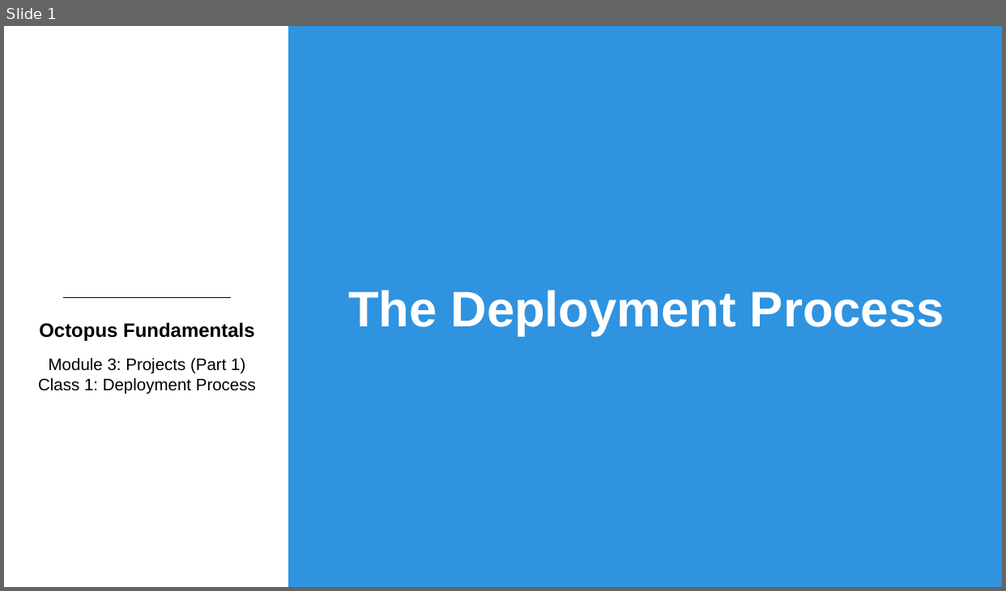
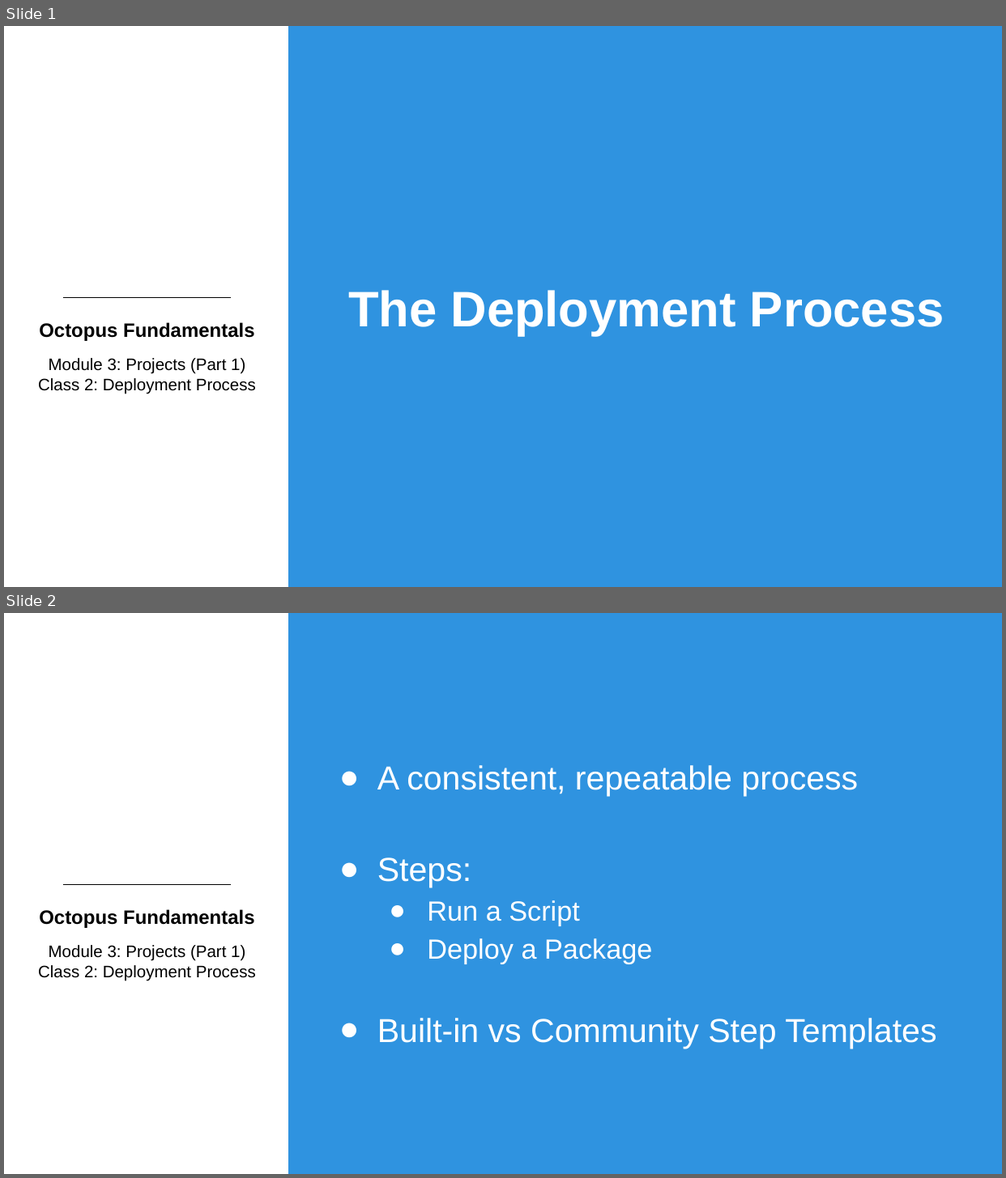
Before and after one commit to OctopusDeployCommunity/Octopus-Fundamentals-Course, a slide deck: OctopusDeployFundamentals/Module3-DeploymentProjects/Slides/Module3Class2-DeploymentProcess.pptx. Shown one above the other, each under a label of ours: slide 1 before the commit, slides 1 and 2 after it. The pictures are 1006x591 and 1006x1178 pixels, drawn with LibreOffice and Linux fonts; fonts in the diff are those of the drawing; background and template pictures are left out. Boxes give left, top, right and bottom in pixels: in the first picture for what was removed or moved away, otherwise in the second. Text is boxed around its words. In the diff, an @@ line names an element or a change of style, - is before the commit and + after.

Commit message:
Adding slides for mod 3 classes 2-4

```diff
--- a/OctopusDeployFundamentals/Module3-DeploymentProjects/Slides/Module3Class2-DeploymentProcess.pptx
+++ b/OctopusDeployFundamentals/Module3-DeploymentProjects/Slides/Module3Class2-DeploymentProcess.pptx
@@ slide 2 added at [4,613,1002,1174], background #FFFFFF; not listed: 3 template elements that a slide beside it also shows @@
@@ text added at [377,765,936,1049], 24 pt, text #FFFFFF @@
+● A consistent, repeatable process
+● Steps:
+  ● Run a Script
+  ● Deploy a Package
+● Built-in vs Community Step Templates
@@ slide 1 changed as well @@
@@ text at [38,378,256,395]: text changed @@
-Class 1: Deployment Process
+Class 2: Deployment Process
```
Also in this commit, not shown: 1 other slide changed, 1 other slide added, 6 slides removed, 4 other files.
